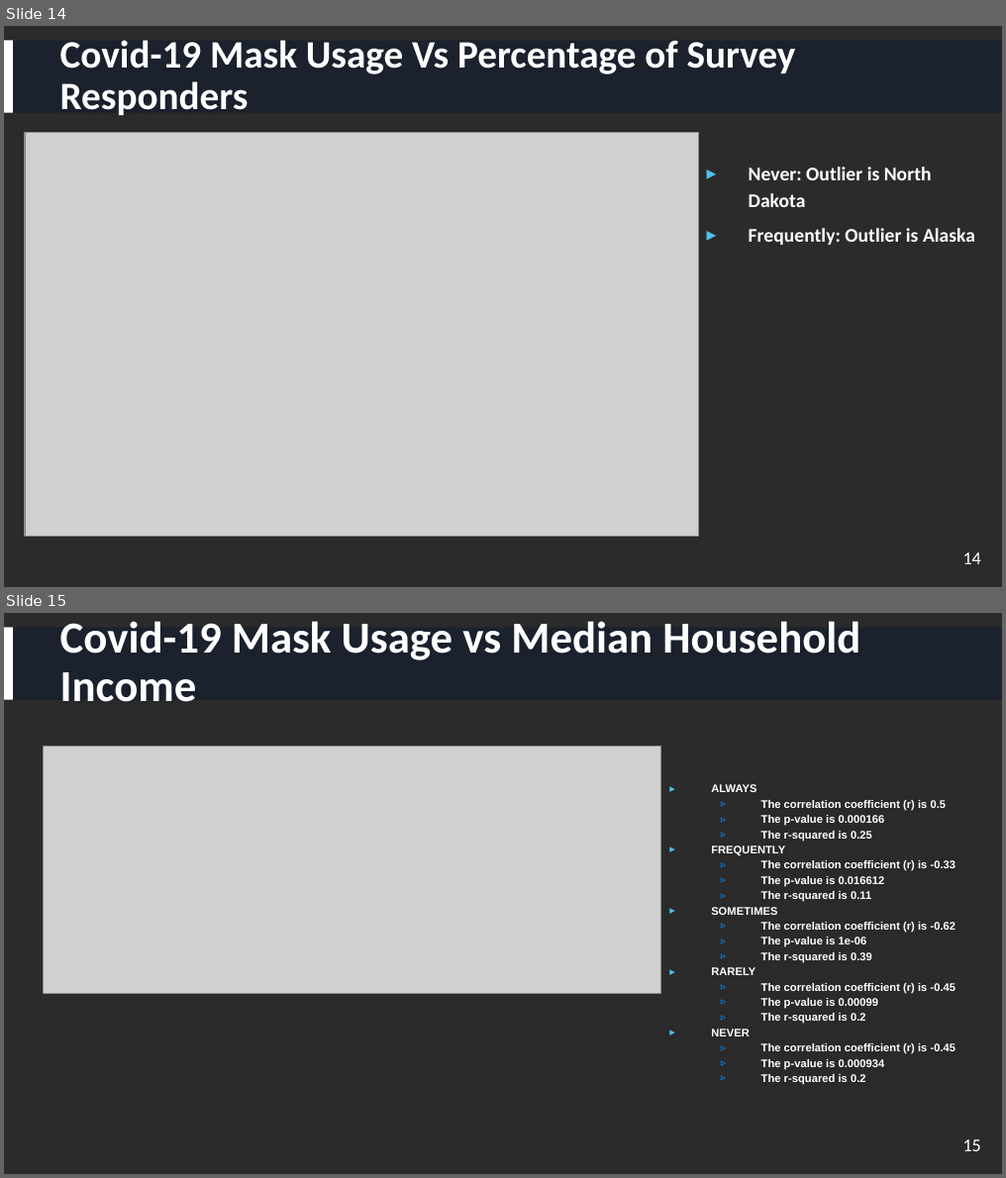
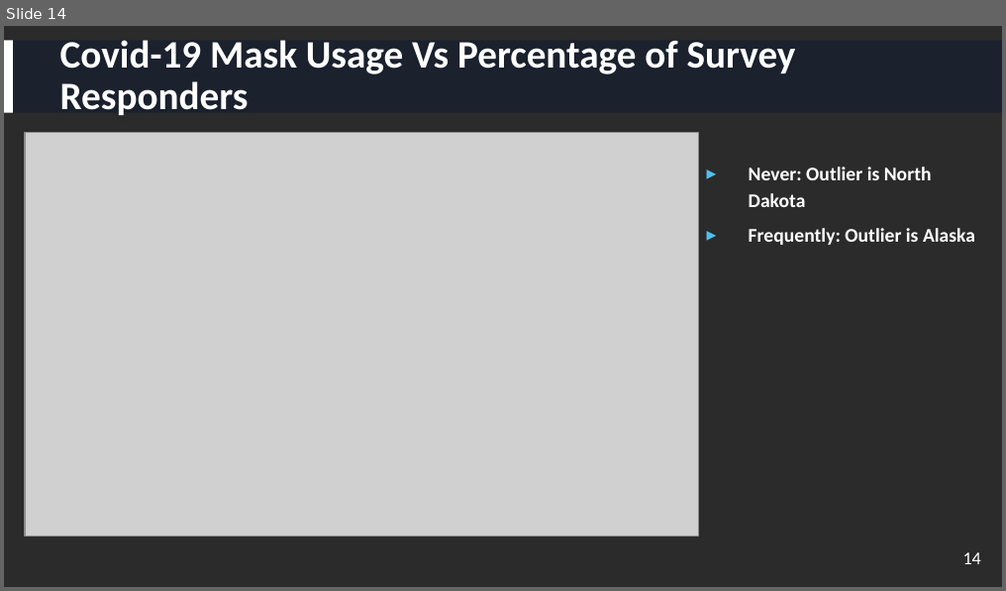
Before and after one commit to havyjavy/Healthcare-and-Covid-19, a slide deck: Healthcare_and_Covid19_NewStyle.pptx. Shown one above the other, each under a label of ours: slides 14 and 15 before the commit, slide 14 after it. The pictures are 1006x1178 and 1006x591 pixels, drawn with LibreOffice and Linux fonts; fonts in the diff are those of the drawing; grey boxes stand for pictures; background and template pictures are left out; a plain dark background stands for a picture behind light text. Boxes give left, top, right and bottom in pixels: in the first picture for what was removed or moved away, otherwise in the second. Text is boxed around its words. In the diff, an @@ line names an element or a change of style, - is before the commit and + after.

```diff
--- a/Healthcare_and_Covid19_NewStyle.pptx
+++ b/Healthcare_and_Covid19_NewStyle.pptx
@@ slide 15 removed at (x1=4, y1=613, x2=1002, y2=1174), background picture (left out); not listed: 2 template elements that a slide beside it also shows @@
@@ title removed at (x1=60, y1=621, x2=860, y2=702) @@
-Covid-19 Mask Usage vs Median Household Income
@@ picture removed at (x1=43, y1=746, x2=661, y2=993) @@
@@ text removed at (x1=711, y1=784, x2=956, y2=1084) @@
-▸ ALWAYS
-  ▹ The correlation coefficient (r) is 0.5
-  ▹ The p-value is 0.000166
-  ▹ The r-squared is 0.25
-▸ FREQUENTLY
-  ▹ The correlation coefficient (r) is -0.33
-  ▹ The p-value is 0.016612
-  ▹ The r-squared is 0.11
-▸ SOMETIMES
-  ▹ The correlation coefficient (r) is -0.62
-  ▹ The p-value is 1e-06
-  ▹ The r-squared is 0.39
-▸ RARELY
-  ▹ The correlation coefficient (r) is -0.45
-  ▹ The p-value is 0.00099
-  ▹ The r-squared is 0.2
-▸ NEVER
-  ▹ The correlation coefficient (r) is -0.45
-  ▹ The p-value is 0.000934
-  ▹ The r-squared is 0.2
@@ page number removed at (x1=963, y1=1140, x2=981, y2=1152) @@
-15
```
Also in this commit, not shown: 5 slides changed, 1 slide added, 1 other slide removed, 1 other file.
